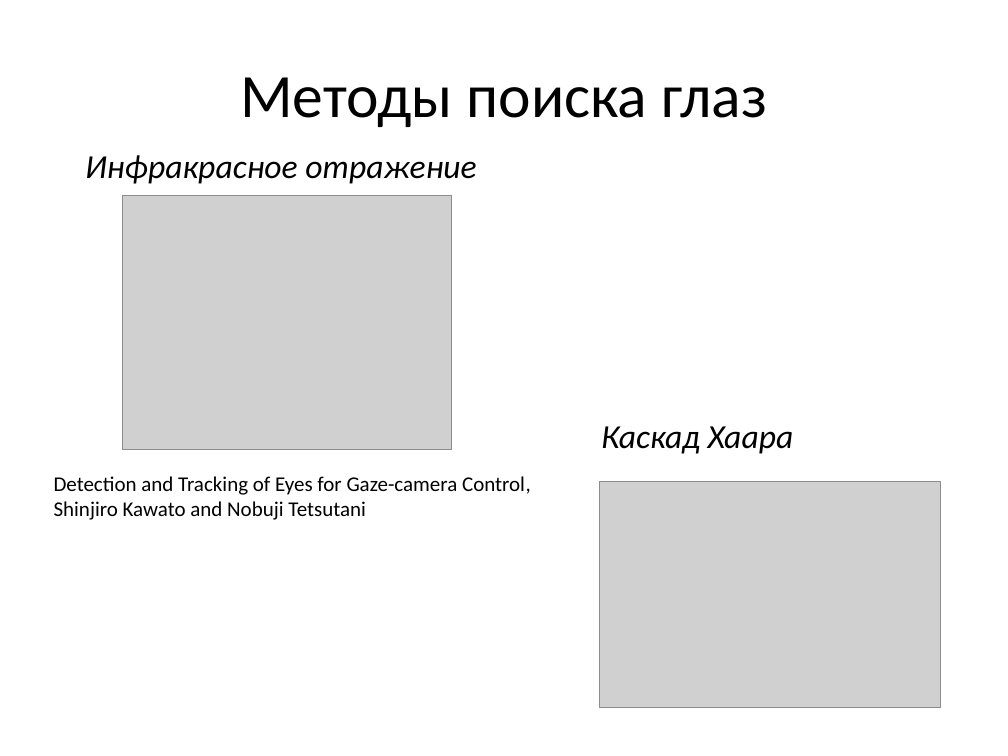
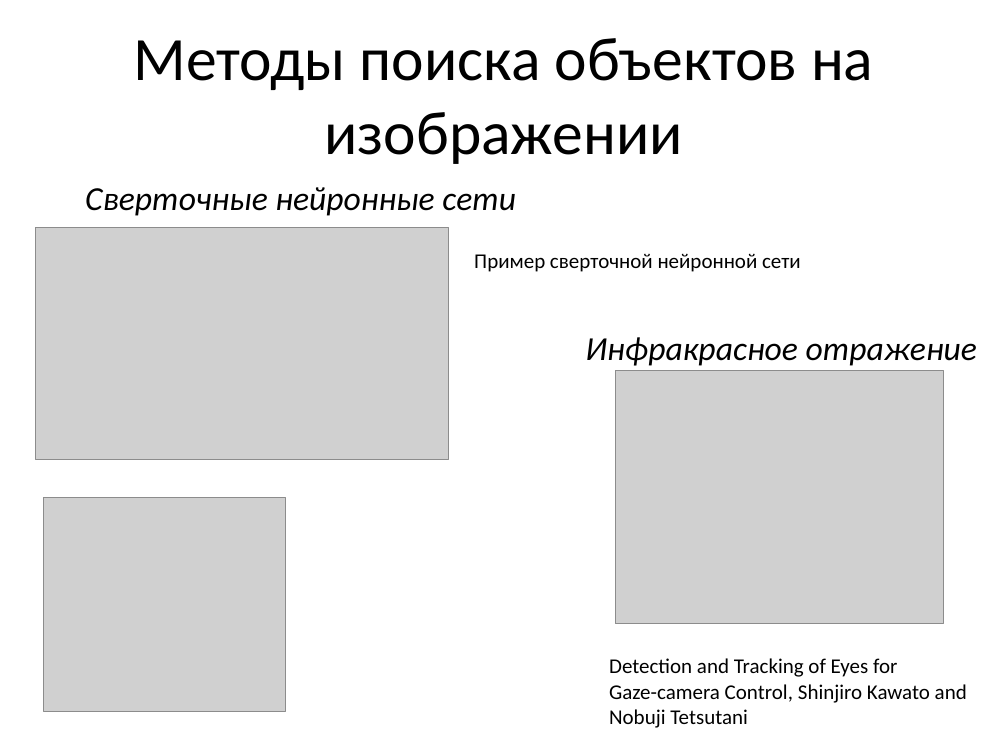
Before and after one commit to takentui/EyeWindowsController, a slide deck: slide 5 of Система альтернативного управления ПК.pptx. Drawn at 1008x756 pixels with LibreOffice and Linux fonts; fonts in the diff are those of the drawing; grey boxes stand for pictures. Boxes give left, top, right and bottom in pixels: in the first picture for what was removed or moved away, otherwise in the second. Text is boxed around its words. In the diff, an @@ line names an element or a change of style, - is before the commit and + after.

```diff
--- a/Система альтернативного управления ПК.pptx
+++ b/Система альтернативного управления ПК.pptx
@@ title at [133,38,873,164]: text changed @@
-Методы поиска глаз
+Методы поиска объектов на изображении
@@ text added at [85,187,516,216], 24 pt, text #000000, italic @@
+Сверточные нейронные сети
@@ picture added at [35,227,448,459] @@
@@ text added at [474,253,801,272], 15 pt, text #000000 @@
+Пример сверточной нейронной сети
@@ text "Инфракрасное отражение": place and size @@
-text "Инфракрасное отражение" at [85,155,476,184]
+text "Инфракрасное отражение" at [585,337,977,366]
@@ picture: place and size @@
-picture at [123,196,451,450]
+picture at [615,370,943,624]
@@ text removed at [601,426,794,454] @@
-Каскад Хаара
@@ picture added at [43,497,285,712] @@
@@ picture removed at [599,481,940,707] @@
@@ text at [609,658,967,728]: text changed @@
-Detection and Tracking of Eyes for Gaze-camera Control, Shinjiro Kawato and Nobuji Tetsutani
+Detection and Tracking of Eyes for
+Gaze-camera Control, Shinjiro Kawato and Nobuji Tetsutani
```
Also in this commit, not shown: 6 other slides changed, 1 slide added, 1 slide removed, 34 other files.
